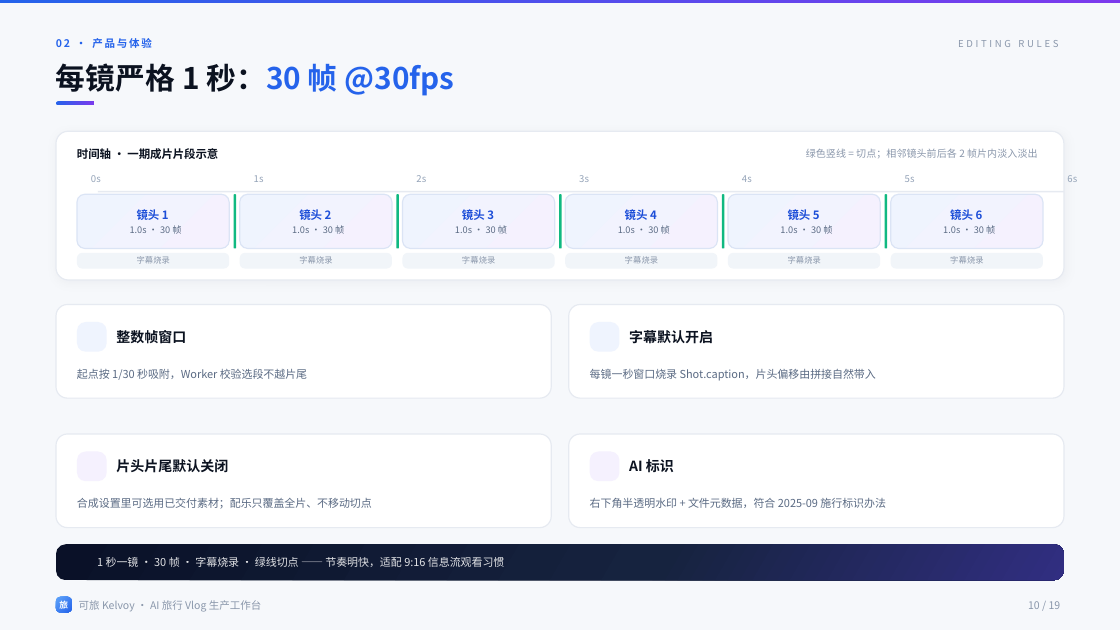
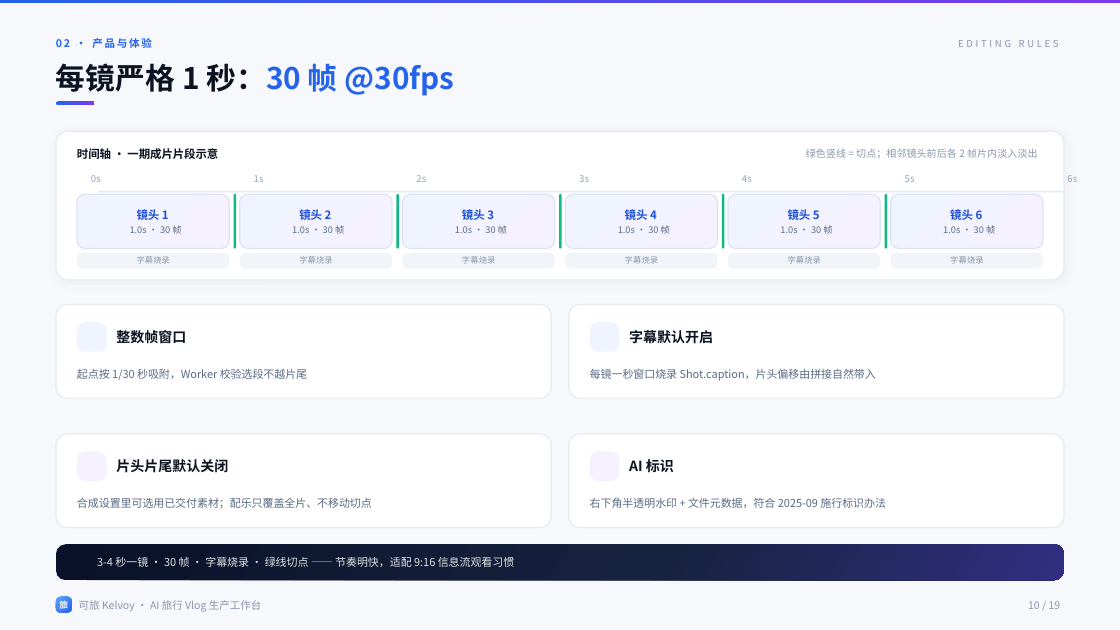
Before and after one commit to zhanghui-china/Kelvoy, a slide deck: slide 10 of docs/demo/Kelvoy可旅_DEMO-V0.3.pptx. Drawn at 1120x630 pixels with LibreOffice and Linux fonts; fonts in the diff are those of the drawing; background and template pictures are left out. Boxes give left, top, right and bottom in pixels: in the first picture for what was removed or moved away, otherwise in the second. Text is boxed around its words. In the diff, an @@ line names an element or a change of style, - is before the commit and + after.

```diff
--- a/docs/demo/Kelvoy可旅_DEMO-V0.3.pptx
+++ b/docs/demo/Kelvoy可旅_DEMO-V0.3.pptx
@@ text at (97,557,515,567): text changed @@
-1 秒一镜 · 30 帧 · 字幕烧录 · 绿线切点 —— 节奏明快，适配 9:16 信息流观看习惯
+3-4 秒一镜 · 30 帧 · 字幕烧录 · 绿线切点 —— 节奏明快，适配 9:16 信息流观看习惯
```
Also in this commit, not shown: 7 other slides changed, 4 other files.
